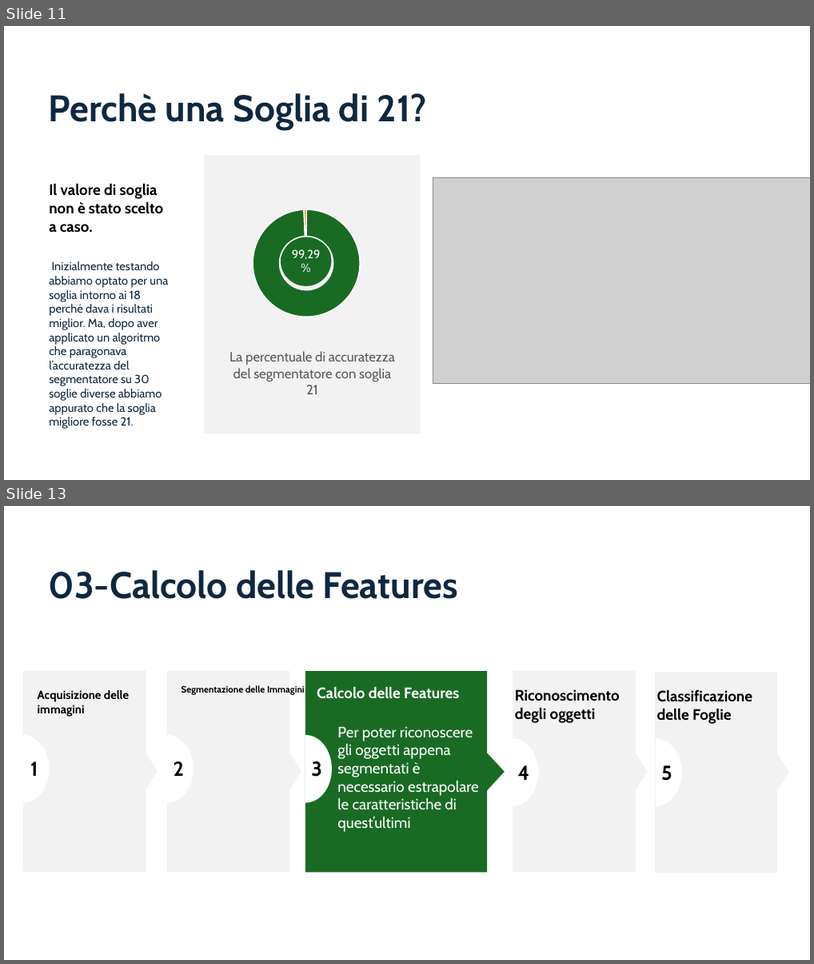
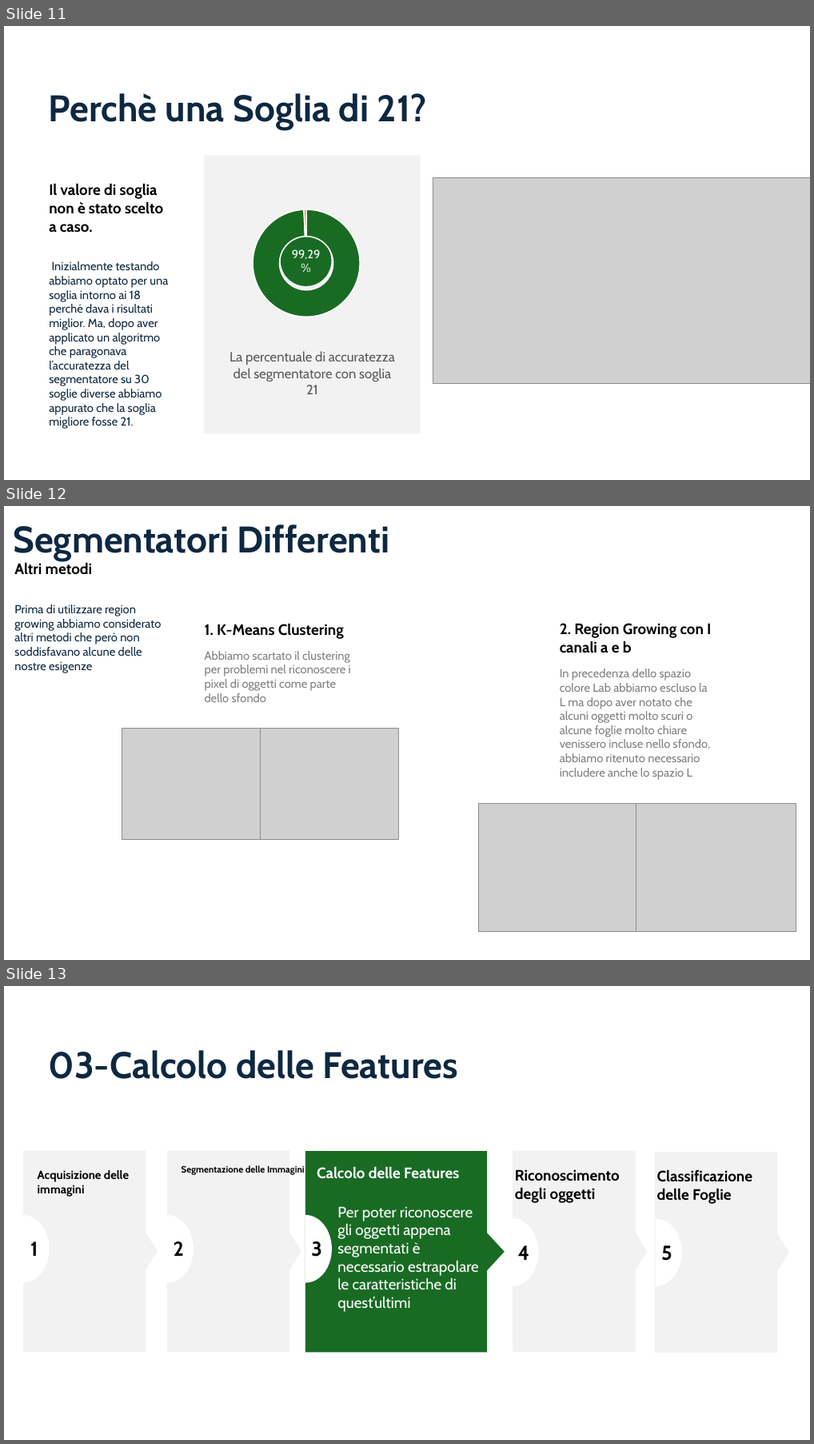
Before and after one commit to aleeteo/leaf_ID, a slide deck: presentazione/ProjectLeafWIP.pptx. Shown one above the other, each under a label of ours: slides 11 and 13 before the commit, slides 11, 12 and 13 after it; the slides between them are not shown. The pictures are 814x964 and 814x1444 pixels, drawn with LibreOffice and Linux fonts; fonts in the diff are those of the drawing; grey boxes stand for pictures. Boxes give left, top, right and bottom in pixels: in the first picture for what was removed or moved away, otherwise in the second. Text is boxed around its words. In the diff, an @@ line names an element or a change of style, - is before the commit and + after.

```diff
--- a/presentazione/ProjectLeafWIP.pptx
+++ b/presentazione/ProjectLeafWIP.pptx
@@ slide 12 added at <box>4,506,810,960</box>, background #FFFFFF @@
@@ title added at <box>13,524,390,561</box>, 44 pt, text #0E2841, bold @@
+Segmentatori Differenti
@@ text added at <box>14,562,161,673</box>, 14 pt, text #0E2841 @@
+Altri metodi
+Prima di utilizzare region growing abbiamo considerato altri metodi che però non soddisfavano alcune delle nostre esigenze
@@ text added at <box>205,623,351,702</box>, 14 pt, text #808080 @@
+1. K-Means Clustering
+Abbiamo scartato il clustering per problemi nel riconoscere i pixel di oggetti come parte dello sfondo
@@ text added at <box>560,623,711,780</box>, 14 pt, text #808080 @@
+2. Region Growing con I canali a e b
+In precedenza dello spazio colore Lab abbiamo escluso la L ma dopo aver notato che alcuni oggetti molto scuri o alcune foglie molto chiare venissero incluse nello sfondo, abbiamo ritenuto necessario includere anche lo spazio L
@@ picture added at <box>122,728,261,840</box> @@
@@ picture added at <box>261,728,399,840</box> @@
@@ picture added at <box>479,803,638,931</box> @@
@@ picture added at <box>637,803,797,931</box> @@
```
Also in this commit, not shown: 3 slides changed, 4 other slides added, 1 slide removed.
